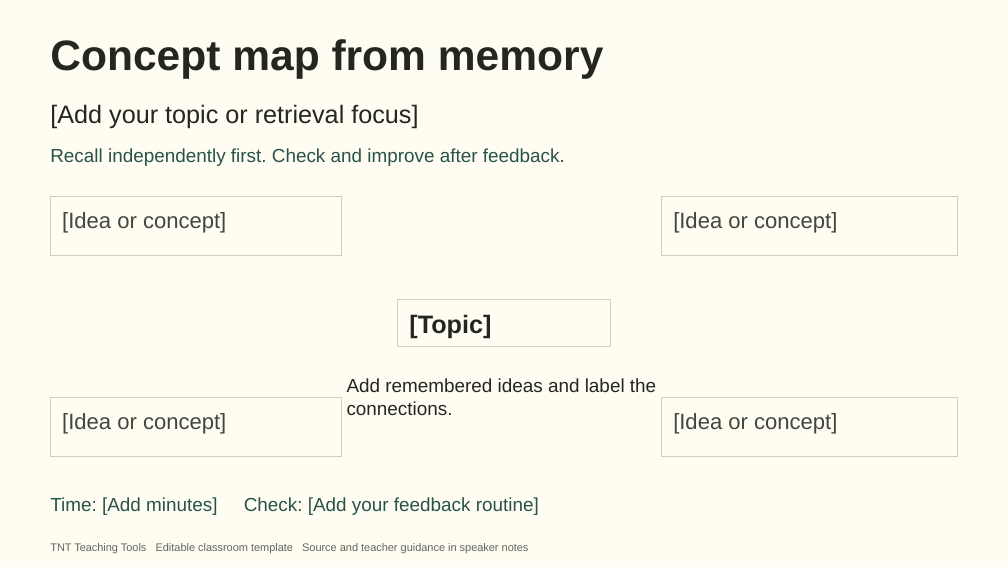
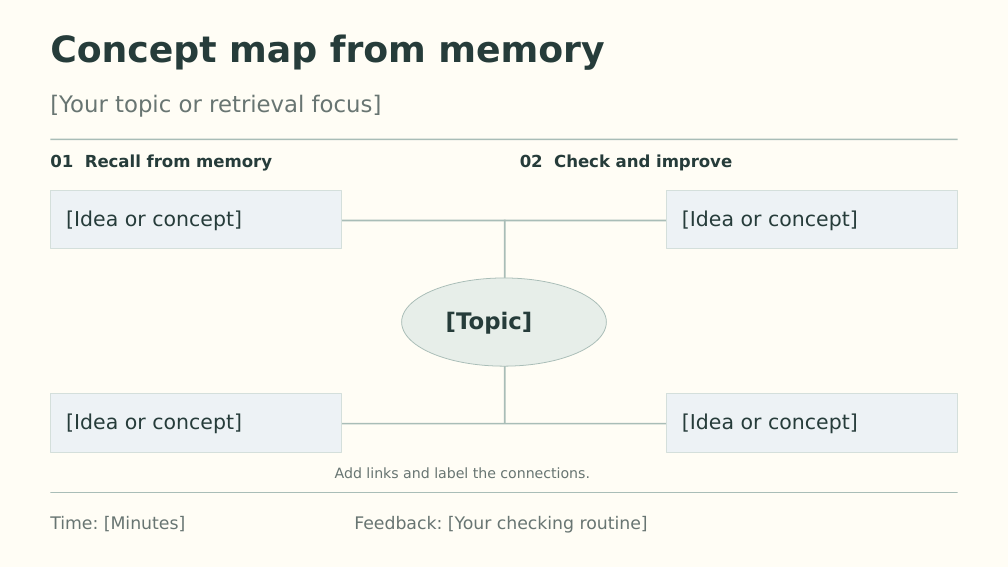
Before and after one commit to tnt-teaching-tools/cold-call-classroom, a slide deck: slide 9 of public/retrieval-powerpoint-templates.pptx. Drawn at 1008x567 pixels with LibreOffice and Linux fonts; fonts in the diff are those of the drawing. Boxes give left, top, right and bottom in pixels: in the first picture for what was removed or moved away, otherwise in the second. Text is boxed around its words. In the diff, an @@ line names an element or a change of style, - is before the commit and + after.

Commit message:
Refresh unbranded retrieval templates and link readable research summaries

```diff
--- a/public/retrieval-powerpoint-templates.pptx
+++ b/public/retrieval-powerpoint-templates.pptx
@@ background #FFFCF2 to #FFFDF5 @@
@@ text "Concept map from memory" at [50, 34, 604, 70]: size 40.5 to 34.5 pt, font Arial to DejaVu Sans, text colour #242720 to #263C3A @@
@@ text at [50, 94, 382, 117]: text changed; size 24 to 21.8 pt; font Arial to DejaVu Sans; text colour #242720 to #687572 @@
-[Add your topic or retrieval focus]
+[Your topic or retrieval focus]
@@ rectangle added at [51, 138, 958, 140], fill #A9BDB7 @@
@@ text added at [50, 154, 272, 171], 15.8 pt, text #263C3A, bold @@
+01 Recall from memory
@@ text at [520, 154, 732, 171]: text changed; size 18 to 15.8 pt; font Arial to DejaVu Sans; text colour #28534A to #263C3A; bold on @@
-Recall independently first. Check and improve after feedback.
+02 Check and improve
@@ rectangle added at [51, 191, 342, 249], fill #EDF2F5, outline #D4DFDB 0.75 pt @@
@@ text "[Idea or concept]": place and size @@
-text "[Idea or concept]" at [51, 197, 342, 256]
+text "[Idea or concept]" at [66, 210, 242, 231]
@@ rectangle added at [666, 191, 957, 249], fill #EDF2F5, outline #D4DFDB 0.75 pt @@
@@ size 21 to 19.5 pt, font Arial to DejaVu Sans, text colour #42473D to #263C3A; outline #CBD0C4 0.75 pt to none in 4 elements at [66, 413, 242, 434], [66, 210, 242, 231], [682, 413, 858, 434], [682, 210, 858, 231] @@
@@ text "[Idea or concept]": place and size @@
-text "[Idea or concept]" at [662, 197, 958, 256]
+text "[Idea or concept]" at [682, 210, 858, 231]
@@ rectangle added at [342, 220, 666, 222], fill #A9BDB7 @@
@@ rectangle added at [504, 220, 506, 278], fill #A9BDB7 @@
@@ ellipse added at [402, 278, 606, 367], fill #E7EEE9, outline #A9BDB7 0.75 pt @@
@@ text "[Topic]": place and size @@
-text "[Topic]" at [398, 299, 610, 346]
+text "[Topic]" at [446, 311, 533, 334]
@@ text "[Topic]" at [446, 311, 533, 334]: size 24 to 21.8 pt, font Arial to DejaVu Sans, text colour #242720 to #263C3A; outline #CBD0C4 0.75 pt to none @@
@@ rectangle added at [504, 366, 506, 423], fill #A9BDB7 @@
@@ rectangle added at [51, 394, 342, 452], fill #EDF2F5, outline #D4DFDB 0.75 pt @@
@@ text "[Idea or concept]": place and size @@
-text "[Idea or concept]" at [51, 398, 342, 457]
+text "[Idea or concept]" at [66, 413, 242, 434]
@@ rectangle added at [666, 394, 957, 452], fill #EDF2F5, outline #D4DFDB 0.75 pt @@
@@ text "[Idea or concept]": place and size @@
-text "[Idea or concept]" at [662, 398, 958, 457]
+text "[Idea or concept]" at [682, 413, 858, 434]
@@ rectangle added at [342, 423, 666, 424], fill #A9BDB7 @@
@@ text at [335, 467, 590, 478]: text changed; size 18 to 13.5 pt; font Arial to DejaVu Sans; text colour #242720 to #687572 @@
-Add remembered ideas and label the connections.
+Add links and label the connections.
@@ text removed at [50, 497, 539, 515] @@
-Time: [Add minutes] Check: [Add your feedback routine]
@@ rectangle added at [51, 492, 958, 493], fill #A9BDB7 @@
@@ text added at [50, 516, 185, 532], 16.5 pt, text #687572 @@
+Time: [Minutes]
@@ text added at [354, 516, 648, 533], 16.5 pt, text #687572 @@
+Feedback: [Your checking routine]
@@ text removed at [50, 543, 529, 553] @@
-TNT Teaching Tools Editable classroom template Source and teacher guidance in speaker notes
```
Also in this commit, not shown: 12 other slides changed, 1 slide added, 1 slide removed, 42 other files.
